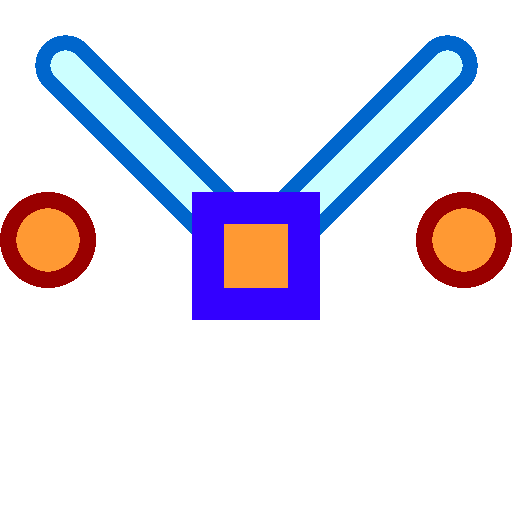
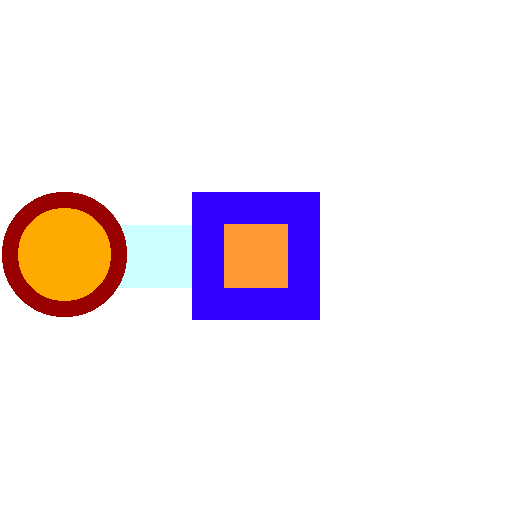
Two versions of the same layered image (512×512). Layer-by-layer changes:
added layer "HANDLE_AUTOCLAMPED.png-Kopie" above "HANDLE_AUTOCLAMPED.png" over [2, 192, 127, 317]
renamed "Ebene #7" to "HANDLE_AUTOCLAMPED.png", hid it, moved it above "Ebene #8", painted on it over [416, 192, 512, 288]
removed layer "Ebene #9" over [0, 192, 96, 288]
added layer "Ebene-Kopie #2" above "Ebene" over [32, 225, 192, 288]
hid "Ebene #5", painted on it over [35, 35, 478, 287]
